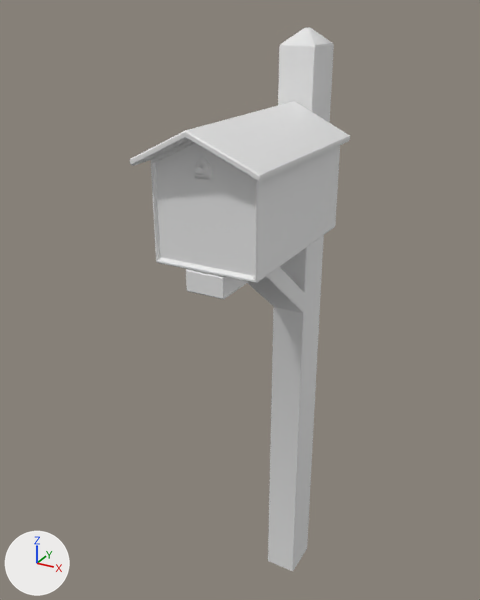
The FBX model Assets/Models/Mailbox.fbx, before and after one commit.
Both versions are drawn from a 50 mm lens placed at (3.92, -2.12, 2.24), pointed at (2.88, -0.24, 1.3). Lighting does not change. The marker at lower left points along +X, +Y and +Z. Where no turn or scale is listed for an object, it has been applied to the vertices.
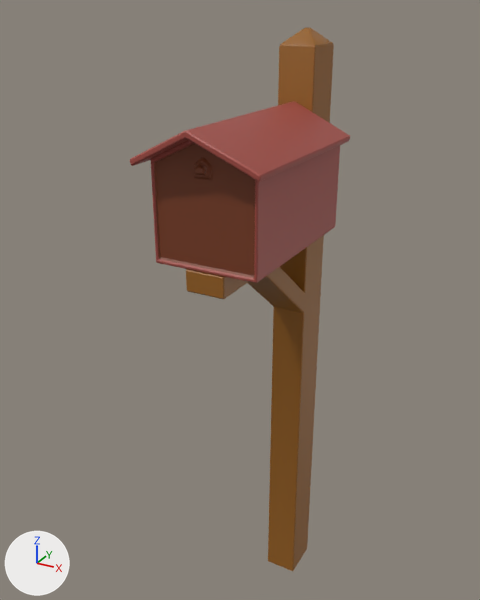
The newer file is also turned or shifted as a whole; pictures and numbers use the older file's frame.

Where the change shows, as pixel boxes (x1, y1, x2, y2) in the pictures (480 x 600 px):
part 1 of me_cube_001, recoloured (white to brown)
    both: (186, 45, 334, 314)
part 2 of me_cube_001, recoloured (white to brown)
    both: (280, 27, 333, 47)
part 3 of me_cube_001, recoloured (white to brown)
    both: (268, 299, 320, 571)
part 4 of me_cube_001, recoloured (white to brown)
    both: (130, 101, 350, 283)
part 5 of me_cube_001, recoloured (white to brown)
    both: (154, 143, 255, 278)

The change, as a diff of the scene's bpy script:
```diff
--- a/Assets/Models/Mailbox.fbx.py
+++ b/Assets/Models/Mailbox.fbx.py
@@ mat_material_001 @@
+mat_material_001 = principled_material('Material.001')
+mat_material_001.base_color = (0.363, 0.0696, 0.0536)  # red #a24b41
@@ mat_material_006 @@
+mat_material_006 = principled_material('Material.006')
+mat_material_006.base_color = (0.188, 0.044, 0.0138)  # brown #783b1f
@@ mat_material_023 @@
+mat_material_023 = principled_material('Material.023')
+mat_material_023.base_color = (0.305, 0.116, 0.0118)  # brown #96601c
@@ me_cube_001 @@
 me_cube_001.from_pydata(...)  # 315 vertices, 352 faces; spans x -0.2..0.2, y -0.73..0.16, z -0.82..1.39
 # used by ob_cube; location = (3.0, 0.0, 0.8)
+# me_cube_001 part 1: 102 of the faces centred in x -0.06..0.06, y -0.66..0.16, z 0.43..1.05 switch from mat_material (white #e7e7e7) to mat_material_023 (brown #96601c)
+# me_cube_001 part 2: 19 of the faces centred in x -0.06..0.06, y -0.08..0.08, z 1.34..1.39 switch from mat_material (white #e7e7e7) to mat_material_023 (brown #96601c)
+# me_cube_001 part 3: 8 of the faces centred in x -0.06..0.06, y -0.08..0.08, z -0.2..-0.19 switch from mat_material (white #e7e7e7) to mat_material_023 (brown #96601c)
+# me_cube_001 part 4: 96 of the faces centred in x -0.2..0.2, y -0.72..-0.37, z 0.77..1.17 switch from mat_material (white #e7e7e7) to mat_material_001 (red #a24b41)
+# me_cube_001 part 5: 91 of the faces centred in x -0.15..0.15, y -0.67..-0.65, z 0.79..1.14 switch from mat_material (white #e7e7e7) to mat_material_006 (brown #783b1f)
```
